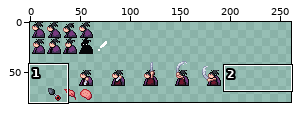
Edited in one commit: sprite sheet (JAVA_programs/Bullets_&_Dodges/res/samurai.png). Above, an overview of the earlier version with the close-up marked.
Close-up. Before the edit:
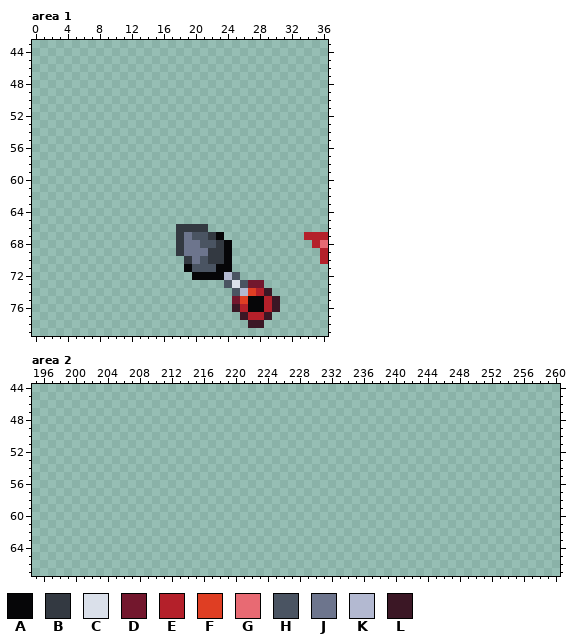
The file is 446x80 pixels. Shown: area 1: x 0..36, y 43..79; area 2: x 195..260, y 44..67. The old version is drawn lined up with the new one. The wide view leaves out empty margins.
Palette (. is transparent): A #060608  B #333941  C #dae0ea  D #73172d  E #b4202a  F #df3e23  G #e86a73  H #4a5462  J #6d758d  K #b3b9d1  L #3b1725
Pixels before, area 1, first column x 18:
66 BBBB...............
67 BJHHBA..........EEE
68 BJJHHBA..........EG
69 BJJJBBA...........E
70 .BJHBBA...........E
71 .AHHHAA............
72 ..AAAAKH...........
73 ......HCHDD........
74 .......HKFEL.......
75 .......DFAAEL......
76 .......LEAAEL......
77 ........LEEL.......
78 .........LL........
New version:
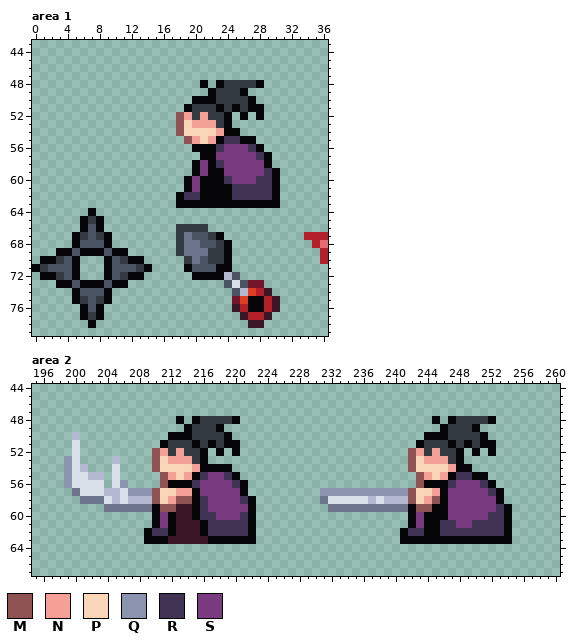
Colours new in this view: M #8e5252  N #f5a097  P #fad6b8  Q #8b93af  R #403353  S #793a80
Message: samurai 1/12 phases finished
Diff:
drawings rearranged on the sheet (the old picture shows each at its new place; 2 dropped ones are not shown)
Changed rows in their new state; - is an unchanged pixel.
Area 1:
first column x 0:
48 ---------------------A-ABBBBA--
49 ----------------------ABBBA----
50 --------------------AAABBBBA---
51 -------------------ABBBABABAA--
52 ------------------MNBNBBA-A-A--
53 ------------------MPNNNBA------
54 ------------------MPPPPNAA-----
55 -------------------MNPNARRAA---
56 --------------------AAARSSSRA--
57 ---------------------AASSSSSRA-
58 --------------------ASARSSSSSA-
59 --------------------ASAASSSSSRA
60 -------------------ASAAARSSSRRA
61 -------------------ASAAAARRRRRA
62 ------------------ARRAAAARRRRRA
63 ------------------AAAAAAAAAAAAA
64 -------A-----------------------
65 ------ABA----------------------
66 ------AHA----------------------
67 -----ABHBA---------------------
68 -----AHHHA---------------------
69 ---AAHAAAHAA-------------------
70 -AABHA---AHBAA-----------------
71 ABHHHA---AHHHBA----------------
72 -AABHA---AHBAA-----------------
73 ---AAHAAAHAA-------------------
74 -----AHHHA---------------------
75 -----ABHBA---------------------
76 ------AHA----------------------
77 ------ABA----------------------
78 -------A-----------------------
Area 2:
first column x 199:
48 --------------A-ABBBBA------------------------A-ABBBBA--
49 ---------------ABBBA---------------------------ABBBA----
50 -K-----------AAABBBBA------------------------AAABBBBA---
51 -C----------ABBBABABAA----------------------ABBBABABAA--
52 -C---------MNBNBBA-A-A---------------------MNBNBBA-A-A--
53 QC----K----MPNNNBA-------------------------MPNNNBA------
54 QCK---C----MPPPPNAAAA----------------------MPPPPNAA-----
55 QCCKK-C-----MNPNARSSRA----------------------MNPNARRAA---
56 QCCCC-CQ----MAAARSSSSRA---------------------MAAARSSSRA--
57 -JCCCKKCQQQMPPNNASSSSSA---------QQQQQQQQQQQMPPNASSSSSRA-
58 --JJJCKCKKKMPNMMARSSSSRA--------JCCCCCKCKKKMPNMASSSSSSA-
59 -----JJJJJJAMMLLARSSSSSA---------JJJJJJJJJJAMMAASSSSSSRA
60 -----------ASALLARRSSSRA-------------------ASAAASSSSSRRA
61 -----------ASALLLARRRRRA-------------------ASAARRSSRRRRA
62 ----------ARRALLLARRRRRA------------------ARRAARRRRRRRRA
63 ----------AAALLLLLAAAAAA------------------AAAAAAAAAAAAAA
Boxes around the changes in both close-ups, in picture pixels (x1, y1, x2, y2):
added: (176, 80, 280, 208)
added: (32, 208, 152, 328)
added: (64, 416, 256, 544)
added: (320, 416, 512, 544)
